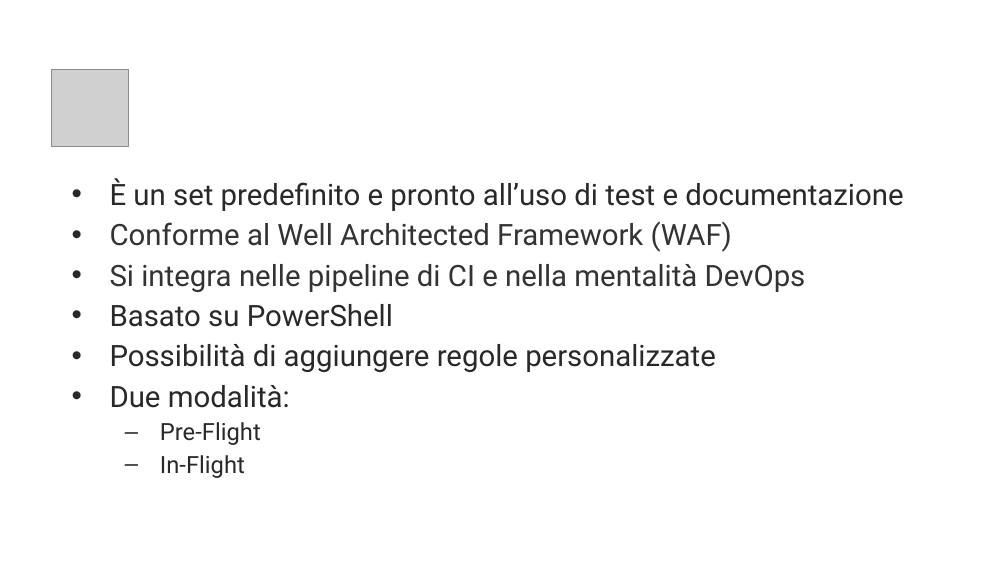
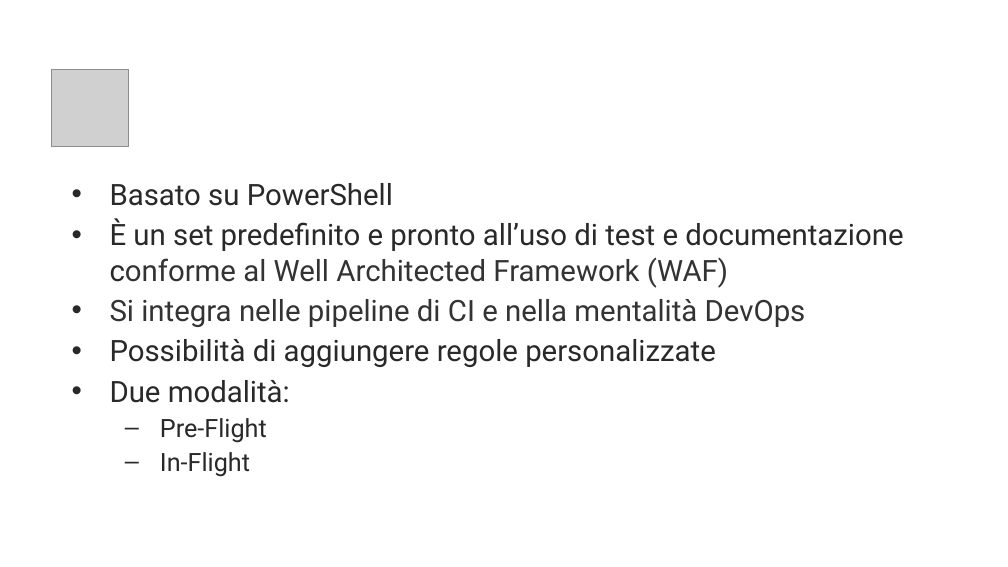
Before and after one commit to render93/Blexin.BrownBagSession.PsRuleForAzure, a slide deck: slide 6 of slides/PsRuleForAzure.pptx. Drawn at 1008x567 pixels with LibreOffice and Linux fonts; fonts in the diff are those of the drawing; grey boxes stand for pictures; background and template pictures are left out. Boxes give left, top, right and bottom in pixels: in the first picture for what was removed or moved away, otherwise in the second. Text is boxed around its words. In the diff, an @@ line names an element or a change of style, - is before the commit and + after.

```diff
--- a/slides/PsRuleForAzure.pptx
+++ b/slides/PsRuleForAzure.pptx
@@ text at (x1=110, y1=183, x2=903, y2=288): text changed @@
-• È un set predefinito e pronto all’uso di test e documentazione
-• Conforme al Well Architected Framework (WAF)
+• Basato su PowerShell
+• È un set predefinito e pronto all’uso di test e documentazione conforme al Well Architected Framework (WAF)
@@ text at (x1=110, y1=304, x2=393, y2=327): paragraph removed @@
-• Basato su PowerShell
@@ text at (x1=160, y1=418, x2=267, y2=477): size 22.7 to 24 pt in "Pre-Flight", "In-Flight" @@
```
Also in this commit, not shown: 1 other slide changed, 1 slide added, 1 slide removed, 5 other files.
